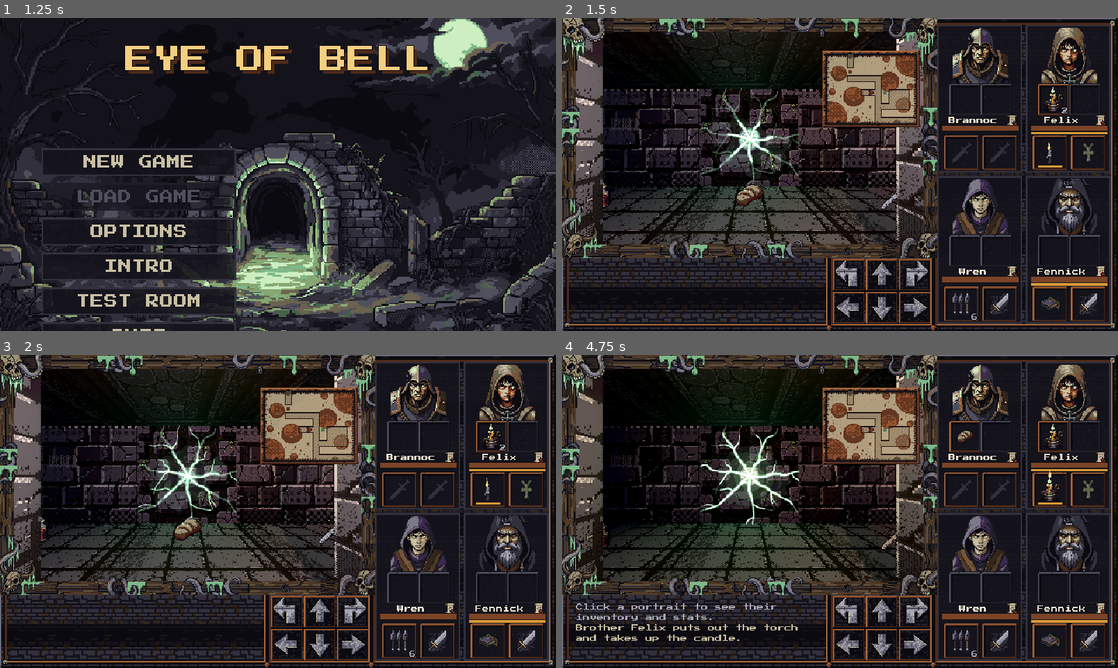
Above: before the commit, frames 1-4 (two rows, left to right).
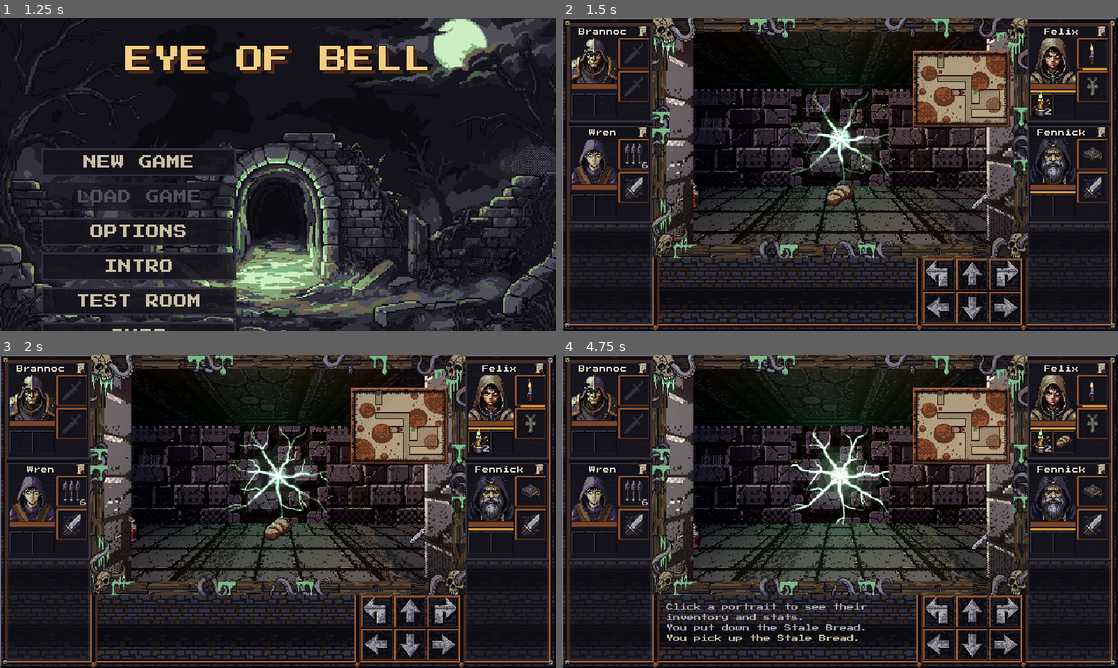
Above: after the commit, the same moments.

Repository: XrNrX/eye-of-bell
Game: Godot game, scene res://scenes/main_menu.tscn
The game is run twice, just before and just after one commit, with the same random seed, the same clock (stepped at 60 frames per second) and the same inputs. Sound files missing from this copy of the repository are replaced by a short silence.
Inputs (mouse positions are in pixels of both pictures, inside the frame that each line leads up to):
- Up to frame 1 (1.25 s): tap Enter at 0.5 s; move the mouse to (400, 158) at 0.52 s; hold Right (ui_right) from 0.53 s (still down); tap M at 0.6 s; click (400, 158) at 0.67 s
- Up to frame 2 (1.5 s): release Right (ui_right) at 1.25 s; click "NEW GAME" at 1.25 s
- Up to frame 3 (2 s): no input
- Up to frame 4 (4.75 s): drag from (751, 473) to (812, 574) at 2.02 s; move the mouse to (962, 436) at 2.77 s; hold Right (ui_right) 2.78-3.5 s; tap G at 2.85 s; click (962, 436) at 2.92 s; drag from (995, 436) to (673, 464) at 3.52 s; drag from (1051, 436) to (867, 511) at 4.27 s

Frame 1 is identical in both runs. In frame 2, 54% of the frame differs, in the area x 0-99%, y 0-100%; in frame 3, 55%; in frame 4, 56%.

Commit message:
Six-hero screen layout: the 3D view in the middle, three hero panels down each side
ui_layout.gd: VIEW at 112,8 (same 416x260), log and arrows under it, PARTY_LEFT and PARTY_RIGHT columns, PARTY_SLOTS 6, panel_rect(pos) (even positions left, odd right; the front row is the top pair). Party panels are 96x112: name across the top, portrait (52), bars and quick slots (26) on the left, the two hands (36) stacked on the right; positions 4 and 5 are empty panels, the party is still four heroes and Party is unchanged. The spell list opens beside its caster's panel. Stone frame and wooden frame redrawn for the new rectangles; corner map moved with the view. PixelLab mock-ups noted in the asset log. Docs.

Co-Authored-By: Claude Fable 5.2 <noreply@anthropic.com>

Diff:
--- a/scenes/debug_overlay.tscn
+++ b/scenes/debug_overlay.tscn
@@ -8,9 +8,9 @@
 script = ExtResource("1_overlay")
 
 [node name="Box" type="VBoxContainer" parent="."]
-offset_left = 300.0
+offset_left = 404.0
 offset_top = 38.0
-offset_right = 412.0
+offset_right = 516.0
 offset_bottom = 126.0
 mouse_filter = 2
 theme_override_constants/separation = 2
--- a/scenes/party_hud.tscn
+++ b/scenes/party_hud.tscn
@@ -16,13 +16,8 @@
 mouse_filter = 2
 color = Color(0.8, 0.08, 0.05, 0)
 
-[node name="Panels" type="GridContainer" parent="."]
+[node name="Panels" type="Control" parent="."]
 unique_name_in_owner = true
-offset_left = 432.0
-offset_top = 8.0
-offset_right = 632.0
-offset_bottom = 352.0
+offset_right = 640.0
+offset_bottom = 360.0
 mouse_filter = 2
-theme_override_constants/h_separation = 4
-theme_override_constants/v_separation = 4
-columns = 2
--- a/scripts/party_hud.gd
+++ b/scripts/party_hud.gd
@@ -25,8 +25,8 @@
 
 # Sizes are in 640x360 pixels. The art is drawn at 2x (see ui_layout.gd), so each of these is the
 # art's own size: portraits 64x64, hand buttons 32x32.
-const PORTRAIT_SIZE := Vector2(64, 64)
-const HAND_SIZE := Vector2(40, 40)
+const PORTRAIT_SIZE := Vector2(52, 52)  # 64x64 before the six-hero layout (three panels a side leave 112 px of height each).
+const HAND_SIZE := Vector2(36, 36)
 const NAME_HOVER := Color(0.961, 0.812, 0.502)    # Palette torch_300: the name brightens to this on hover.
 const NAME_NORMAL := Color(0.92, 0.89, 0.82)
 const HOVER_BRIGHT := Color(1.22, 1.2, 1.15)      # Portraits, hands and quick slots brighten a little on hover.
@@ -35,16 +35,16 @@
 const HINT_UP := Color(0.525, 0.651, 0.447)     # Palette slime_300: better (the palette has no pure green; the arrow and number say it too).
 const HINT_DOWN := Color(0.659, 0.404, 0.227)   # Palette rust_300: worse.
 const HINT_FLAT := Color(0.482, 0.478, 0.533)   # Palette stone_300: no change.
-const PANEL_SIZE := Vector2(98, 170)     # Two across, two down fill the party window (ui_layout.gd).
+const PANEL_SIZE := UiLayout.PANEL_SIZE  # 96x112: three down each side of the view (ui_layout.gd).
 # Content margins (left, top, right, bottom). Everything in a panel sits on EVEN pixel
 # coordinates, so the 2x2 blocks of the art line up with the frame's (a block starting on an
 # odd pixel would straddle two of the frame's blocks). The inner width of 88 centres the 64-wide
 # portrait, the 56-wide quick slots and the 68-wide hands on even x; every row height and gap is even.
-const MARGIN_LEFT := 6
+const MARGIN_LEFT := 3
 const MARGIN_TOP := 3
-const MARGIN_RIGHT := 4
+const MARGIN_RIGHT := 3
 const MARGIN_BOTTOM := 3
-const ROW_GAP := 1                       # Between the rows inside a panel.
+const ROW_GAP := 2                       # Between the rows inside a panel.
 const HP_HEIGHT := 6
 const MANA_HEIGHT := 3
 
@@ -66,9 +66,10 @@
 
 var feel_cfg: Resource = FeelConfigScript.get_config()  # data/combat_feel.tres
 @onready var flash: ColorRect = %Flash
-@onready var panels_grid: GridContainer = %Panels
+@onready var panels_grid: Control = %Panels
 
 var party: Node
+var empty_panels := []  # The panels of party positions nobody stands in (the six-hero layout: positions 4 and 5).
 var panels := {}  # slot -> {root, portrait, buff_ring, quick, hp_bar, mana_bar, hands, cool_bar}
 
 # Casting state: the open pop-up, and the spell waiting for a target hero.
@@ -98,12 +99,13 @@
 	flash.set_anchors_preset(Control.PRESET_TOP_LEFT)
 	flash.position = UiLayout.VIEW.position
 	flash.size = UiLayout.VIEW.size
-	panels_grid.position = UiLayout.PARTY.position
 	if party == null:
 		return
 	for m in party.members:
 		panels[m.slot] = _make_panel(m)
 		_update_hp(m.slot)
+	for pos in range(party.members.size(), UiLayout.PARTY_SLOTS):
+		_make_empty_panel(pos)
 	party.hp_changed.connect(_update_hp)
 	party.hero_hit.connect(_on_hero_hit)
 	party.hero_crit.connect(_on_hero_crit)
@@ -452,11 +454,13 @@
 	menu = SpellMenu.new()
 	menu.setup(party, slot, spells if not spells.is_empty() else party.spells_in(slot, hand))
 	menu.chosen.connect(_on_spell_chosen)
-	# Preferred: left of the whole party grid (so it never covers a panel), level with the caster's hands. The popup layer
-	# keeps it on screen and clear of the minimap, trying below and to the left of the map if that spot is covered.
+	# Preferred: beside the caster's panel, on the view's side of it (so it never covers a panel), level with the panel's top.
+	# The popup layer keeps it on screen and clear of the minimap, trying below and to the left of the map if that spot is covered.
 	var r: Rect2 = panels[slot].root.get_global_rect()
 	var preferred := func(size: Vector2) -> Vector2:
-		return Vector2(panels_grid.get_global_rect().position.x - size.x - 2, r.position.y + 30)
+		if UiLayout.on_left(slot):
+			return Vector2(r.end.x + 2, r.position.y + 8)
+		return Vector2(r.position.x - size.x - 2, r.position.y + 8)
 	var popups := get_tree().get_first_node_in_group("popups")
 	if popups:
 		popups.open_popup(menu, preferred)
@@ -1109,11 +1113,22 @@
 	root.custom_minimum_size = PANEL_SIZE
 	root.mouse_filter = Control.MOUSE_FILTER_IGNORE
 	panels_grid.add_child(root)
-
+	root.position = UiLayout.panel_rect(pos).position
+	root.size = PANEL_SIZE
+
+	# The six-hero layout: the name across the top; under it the portrait, bars and quick slots on the left and the two
+	# hands, one over the other, on the right. (`outer` holds the name row and `body`; `col` is the left side of the body.)
+	var outer := VBoxContainer.new()
+	outer.add_theme_constant_override("separation", ROW_GAP)
+	outer.mouse_filter = Control.MOUSE_FILTER_IGNORE
+	root.add_child(outer)
+	var body := HBoxContainer.new()
+	body.add_theme_constant_override("separation", 2)
+	body.mouse_filter = Control.MOUSE_FILTER_IGNORE
 	var col := VBoxContainer.new()
-	col.add_theme_constant_override("separation", ROW_GAP)
+	col.add_theme_constant_override("separation", 1)
 	col.mouse_filter = Control.MOUSE_FILTER_IGNORE
-	root.add_child(col)
+	body.add_child(col)
 
 	# A button (not a plain TextureRect) so clicking it can open the inventory.
 	var portrait := TextureButton.new()
@@ -1190,12 +1205,11 @@
 	shaken.tooltip_text = "Too shaken to pray"
 	portrait.add_child(shaken)
 
-	# Two quick slots under the portrait (consumables; see quick_slot.gd).
+	# Two quick slots (consumables; see quick_slot.gd): made here, added under the bars below.
 	var quick_row := HBoxContainer.new()
 	quick_row.add_theme_constant_override("separation", 0)
 	quick_row.alignment = BoxContainer.ALIGNMENT_CENTER
 	quick_row.mouse_filter = Control.MOUSE_FILTER_IGNORE
-	col.add_child(quick_row)
 	var quick_slots := []
 	for qi in party.QUICK_SLOTS:
 		var qs := QuickSlot.new()
@@ -1242,7 +1256,8 @@
 			get_tree().call_group("inventory", "show_screen", pos, true))
 	_make_hoverable(scroll_button, scroll_button)
 	name_row.add_child(scroll_button)
-	col.add_child(name_row)
+	outer.add_child(name_row)
+	outer.add_child(body)
 	name_labels.append(name_label)
 
 	var hp_bar := _bar(HP_FILL, Vector2(0, HP_HEIGHT), m.def.max_hp)
@@ -1263,13 +1278,14 @@
 	var mana_bar := _bar(MANA_FILL, Vector2(0, MANA_HEIGHT), maxi(1, m.def.max_mana))
 	mana_bar.modulate.a = 1.0 if m.def.max_mana > 0 else 0.0
 	col.add_child(mana_bar)
-
-	# Two hands (left/right), each acting with the item it holds.
-	var hands_row := HBoxContainer.new()
-	hands_row.add_theme_constant_override("separation", 4)
-	hands_row.alignment = BoxContainer.ALIGNMENT_CENTER
+	col.add_child(quick_row)
+
+	# Two hands (left/right), each acting with the item it holds: one over the other, right of the portrait.
+	var hands_row := VBoxContainer.new()
+	hands_row.add_theme_constant_override("separation", 2)
+	hands_row.alignment = BoxContainer.ALIGNMENT_BEGIN
 	hands_row.mouse_filter = Control.MOUSE_FILTER_IGNORE
-	col.add_child(hands_row)
+	body.add_child(hands_row)
 	var hands := []
 	for i in party.HAND_SLOTS:
 		var hand := _make_hand(m, i)
@@ -1278,6 +1294,21 @@
 
 	return {"root": root, "box": box, "name_label": name_label, "portrait": portrait, "buff_ring": buff_ring, "ring_style": ring, "shaken": shaken, "food_mark": food_mark, "hands": hands,
 		"equip_hint": equip_hint, "hp_bar": hp_bar, "mana_bar": mana_bar, "quick": quick_slots}
+
+
+## A panel with nobody in it: the six-hero layout has room for six, the party is four. Just the dark box, dimmer.
+func _make_empty_panel(pos: int) -> void:
+	var root := Panel.new()
+	var box := StyleBoxFlat.new()
+	box.bg_color = Color(PANEL_BG, 0.5)
+	box.border_color = Color(PANEL_EDGE, 0.6)
+	box.set_border_width_all(2)
+	root.add_theme_stylebox_override("panel", box)
+	root.mouse_filter = Control.MOUSE_FILTER_IGNORE
+	panels_grid.add_child(root)
+	root.position = UiLayout.panel_rect(pos).position
+	root.size = PANEL_SIZE
+	empty_panels.append(root)
 
 
 # --------------------------------------------------------------------------
--- a/scripts/quick_slot.gd
+++ b/scripts/quick_slot.gd
@@ -26,8 +26,8 @@
 
 const UiLayout := preload("res://scripts/ui_layout.gd")
 
-const SLOT_SIZE := Vector2(36, 36)   # The frame art (14x14 logical, drawn at 2x); its 24x24 inside holds an item's hud icon.
-const BORDER := 2.0                  # The frame's border, in pixels.
+const SLOT_SIZE := Vector2(26, 26)   # The frame art scaled to the slot; its 24x24 inside holds an item's hud icon. (36x36 before the six-hero layout.)
+const BORDER := 1.0                  # The frame's border, in pixels.
 const SWEEP_TINT := Color(1, 1, 1, 0.65)
 
 var party: Node
--- a/scripts/ui_layout.gd
+++ b/scripts/ui_layout.gd
@@ -4,13 +4,17 @@
 ## 1920x1080, 2560x1440).
 ## Use via preload:  const UiLayout := preload("res://scripts/ui_layout.gd")
 ##
-##   +--------------------------------+--------------+
-##   |                                |   party      |
-##   |   3D view (VIEW), a 208x130    |   portraits  |
-##   |   SubViewport shown at 2x      |   (PARTY)    |
-##   +-----------------------+--------+              |
-##   |  message log (LOG)    | arrows |              |
-##   +-----------------------+--------+--------------+
+##   +--------+--------------------------------+--------+
+##   | hero 1 |                                | hero 2 |
+##   +--------+   3D view (VIEW), 416x260      +--------+
+##   | hero 3 |                                | hero 4 |
+##   +--------+-----------------------+--------+--------+
+##   | hero 5 |  message log (LOG)    | arrows | hero 6 |
+##   +--------+-----------------------+--------+--------+
+##
+## THE SIX-HERO LAYOUT (a trial, 14 Nov 2026): three hero panels down each side of the view, room for six heroes
+## (PARTY_SLOTS). Positions run left to right, top to bottom, so the front row (positions 0 and 1) is the top pair,
+## as it was in the old 2x2 grid on the right. The game still has four heroes: the two bottom panels are empty.
 ##
 ## TWO PIXEL SIZES. The dungeon is rendered small (VIEW_SOURCE, 208x130, the same aspect as
 ## the old 320x200 screen); it is now rendered at 416x260 and shown at VIEW_SCALE = 1, so 3D pixels are screen pixels. The UI is
@@ -30,10 +34,25 @@
 const VIEW_SCALE := 1                   # The 3D view is rendered at the size it is shown (1x). It used to be rendered at half size and enlarged 2x.
 const VIEW_SOURCE := Vector2(416, 260)  # The SubViewport's size.
 
-const VIEW := Rect2(8, 8, 416, 260)     # Where the 3D view appears (VIEW_SOURCE * VIEW_SCALE).
-const LOG := Rect2(8, 276, 296, 76)     # The message log.
-const ARROWS := Rect2(312, 276, 112, 76)  # The movement arrows.
-const PARTY := Rect2(432, 8, 200, 344)  # The party panels.
+const VIEW := Rect2(112, 8, 416, 260)   # Where the 3D view appears (VIEW_SOURCE * VIEW_SCALE).
+const LOG := Rect2(112, 276, 296, 76)   # The message log.
+const ARROWS := Rect2(416, 276, 112, 76)  # The movement arrows.
+const PARTY_LEFT := Rect2(8, 8, 96, 344)    # The left column of hero panels (positions 0, 2, 4).
+const PARTY_RIGHT := Rect2(536, 8, 96, 344)  # The right column (positions 1, 3, 5).
+const PARTY_SLOTS := 6                  # Panels on screen: three a side.
+const PANEL_SIZE := Vector2(96, 112)    # One hero panel.
+const PANEL_GAP := 4                    # Between the panels of a column.
+
+
+## Where the hero panel of a party position sits: even positions down the left column, odd ones down the right.
+static func panel_rect(pos: int) -> Rect2:
+	var well: Rect2 = PARTY_LEFT if pos % 2 == 0 else PARTY_RIGHT
+	return Rect2(well.position + Vector2(0, (pos / 2) * (PANEL_SIZE.y + PANEL_GAP)), PANEL_SIZE)
+
+
+## True for a position in the left column.
+static func on_left(pos: int) -> bool:
+	return pos % 2 == 0
 
 const FRAME_LAYER := 4
 const VIEW_LAYER := 1
Binary file changed: art/ui/frame.png
Binary file changed: art/ui/frame_wood.png
Not shown, changed: CLAUDE.md
Not shown, changed: docs/asset_log.md
Not shown, changed: docs/game_overview.md
